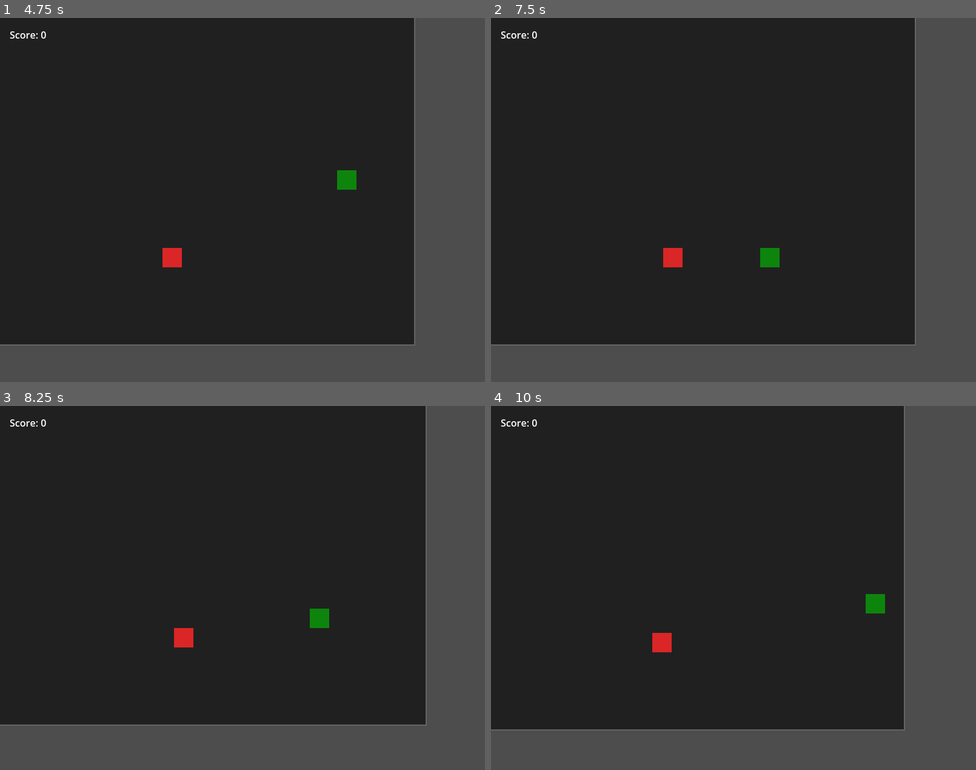
Above: before the commit, frames 1-4 (two rows, left to right).
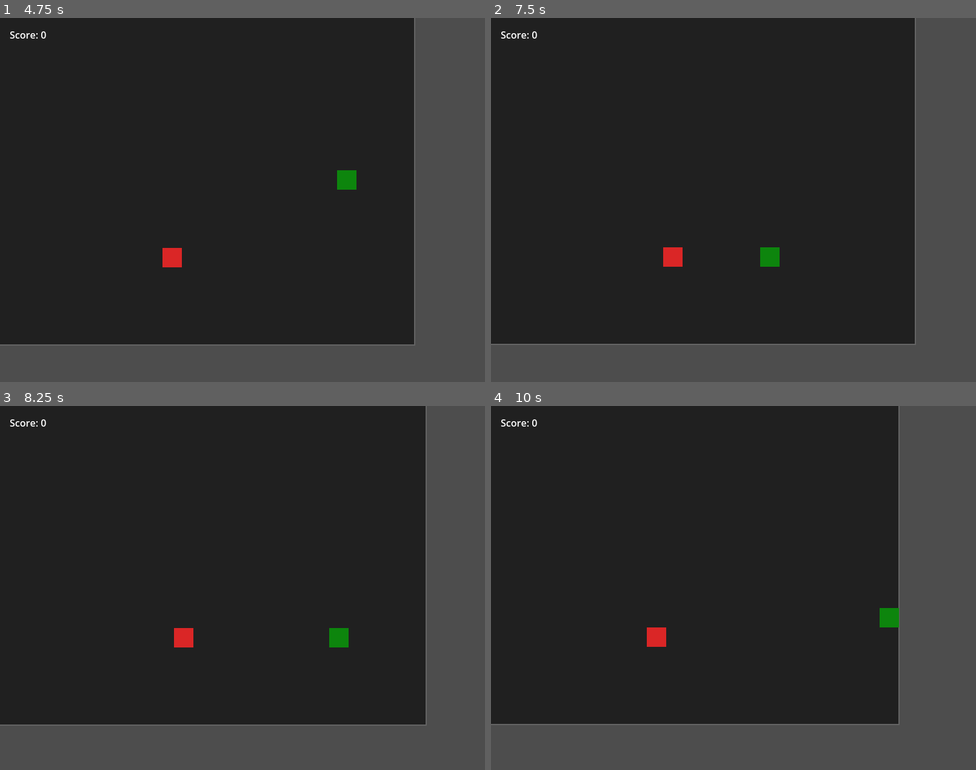
Above: after the commit, the same moments.

Repository: bluehexagons/snake2d
Game: Godot game, scene res://scenes/main/main.tscn
Same seed, same stepped clock (60 frames per second), same inputs: the game is played once before the commit and once after it.
Inputs (mouse positions are in pixels of both pictures, inside the frame that each line leads up to):
- Up to frame 1 (4.75 s): click "Start Game" at 0.5 s; move the mouse to (349, 181) at 1.27 s; hold Right (right) 1.28-2.03 s; click (349, 181) at 1.42 s; move the mouse to (145, 218) at 2.02 s; hold Down (down) 2.03-2.78 s; move the mouse to (291, 119) at 2.77 s; hold Right (right) 2.78-3.53 s; move the mouse to (218, 272) at 3.52 s; hold Up (ui_up) 3.53-4.28 s; click (218, 272) at 3.67 s; move the mouse to (388, 254) at 4.27 s; hold Left (left) from 4.28 s (still down)
- Up to frame 2 (7.5 s): tap Space (pause) at 4.9 s; move the mouse to (588, 145) at 5.02 s; release Left (left) at 5.75 s; click "Resume" at 5.75 s; move the mouse to (757, 200) at 6.52 s; hold Down (down) 6.53-7.28 s; click (757, 200) at 6.67 s; move the mouse to (660, 109) at 7.27 s; hold Right (right) from 7.28 s (still down)
- Up to frame 3 (8.25 s): move the mouse to (349, 569) at 8.02 s; release Right (right) at 8.03 s; hold Up (ui_up) from 8.03 s (still down)
- Up to frame 4 (10 s): move the mouse to (636, 606) at 8.77 s; release Up (ui_up) at 8.78 s; hold Right (right) 8.78-9.53 s; click (636, 606) at 8.92 s; move the mouse to (782, 507) at 9.52 s; hold Down (down) from 9.53 s (still down)

Frame 1 is identical in both runs. In frame 2, 0.2% of the frame differs, in the area x 0-88%, y 63-90%; in frame 3, 0.4%; in frame 4, 2.9%, in the area x 0-86%, y 0-89%.

Commit message:
(w/AI) Switch to physics ticks instead of timers for better input consistency; fix camera animation being dependent on framerate

Diff:
--- a/scenes/main/gameplay.gd
+++ b/scenes/main/gameplay.gd
@@ -24,7 +24,9 @@
 var tail_positions: Array[Vector2] = []
 var score := 0
 var game_over_state := false
-var game_timer: Timer = null
+
+var time_since_move := 0.0
+var current_move_time := BASE_TIMER_WAIT
 
 # Get a reference to the parent game world
 @onready var game_world: Node2D = get_parent()
@@ -58,16 +60,24 @@
 	# Spawn initial food
 	spawn_food()
 
-	# Start the game timer
-	if game_timer:
-		game_timer.queue_free()
-	game_timer = Timer.new()
-	add_child(game_timer)
-	game_timer.wait_time = BASE_TIMER_WAIT
-	game_timer.timeout.connect(_on_timer_timeout)
-	game_timer.start()
+	# Reset movement timing
+	time_since_move = 0.0
+	current_move_time = BASE_TIMER_WAIT
 
 	AudioManager.reset_pitch()
+
+func _physics_process(delta: float) -> void:
+	if game_over_state or get_tree().paused:
+		return
+
+	# Accumulate time
+	time_since_move += delta
+
+	# Move when enough time has passed
+	if time_since_move >= current_move_time:
+		time_since_move -= current_move_time
+		snake.can_move = false
+		snake.move()
 
 func is_position_occupied(pos: Vector2) -> bool:
 	# Convert position to grid coordinates
@@ -105,13 +115,11 @@
 	food_spawned.emit(food.position)
 
 func _update_game_speed() -> void:
-	if game_timer:
-		var segment_count := tail_segments.size()
-		var new_wait: float = max(
-			BASE_TIMER_WAIT - (segment_count * SPEED_INCREASE_PER_SEGMENT),
-			MIN_TIMER_WAIT
-		)
-		game_timer.wait_time = new_wait
+	var segment_count := tail_segments.size()
+	current_move_time = max(
+		BASE_TIMER_WAIT - (segment_count * SPEED_INCREASE_PER_SEGMENT),
+		MIN_TIMER_WAIT
+	)
 
 func _on_snake_moved(new_position) -> void:
 	if game_over_state:
@@ -208,15 +216,7 @@
 	# Signal game over with final score
 	game_over.emit(score)
 
-func _on_timer_timeout() -> void:
-	if game_over_state:
-		return
-	snake.can_move = false
-	snake.move()
-
 func set_paused(is_paused: bool) -> void:
-	if game_timer:
-		game_timer.paused = is_paused
 	if snake:
 		snake.process_mode = Node.PROCESS_MODE_DISABLED if is_paused else Node.PROCESS_MODE_INHERIT
 
@@ -231,11 +231,6 @@
 		segment.queue_free()
 	tail_segments.clear()
 	tail_positions.clear()
-
-	if game_timer:
-		game_timer.stop()
-		game_timer.queue_free()
-		game_timer = null
 
 	game_over_state = false
 
--- a/scenes/main/main.gd
+++ b/scenes/main/main.gd
@@ -305,6 +305,7 @@
 	if in_game and not paused and Input.is_action_just_pressed("pause"):
 		_toggle_pause()
 
+func _physics_process(_delta) -> void:
 	# Only update game logic when not paused
 	if in_game and not paused:
 		# Calculate various camera target influences
